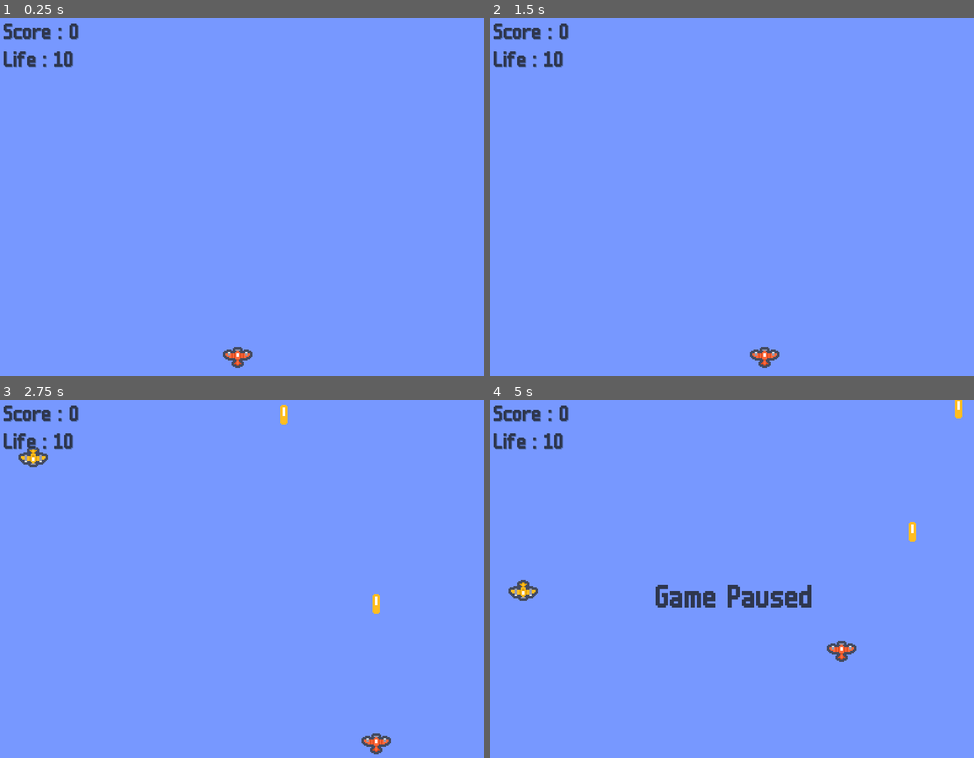
Above: before the commit, frames 1-4 (two rows, left to right).
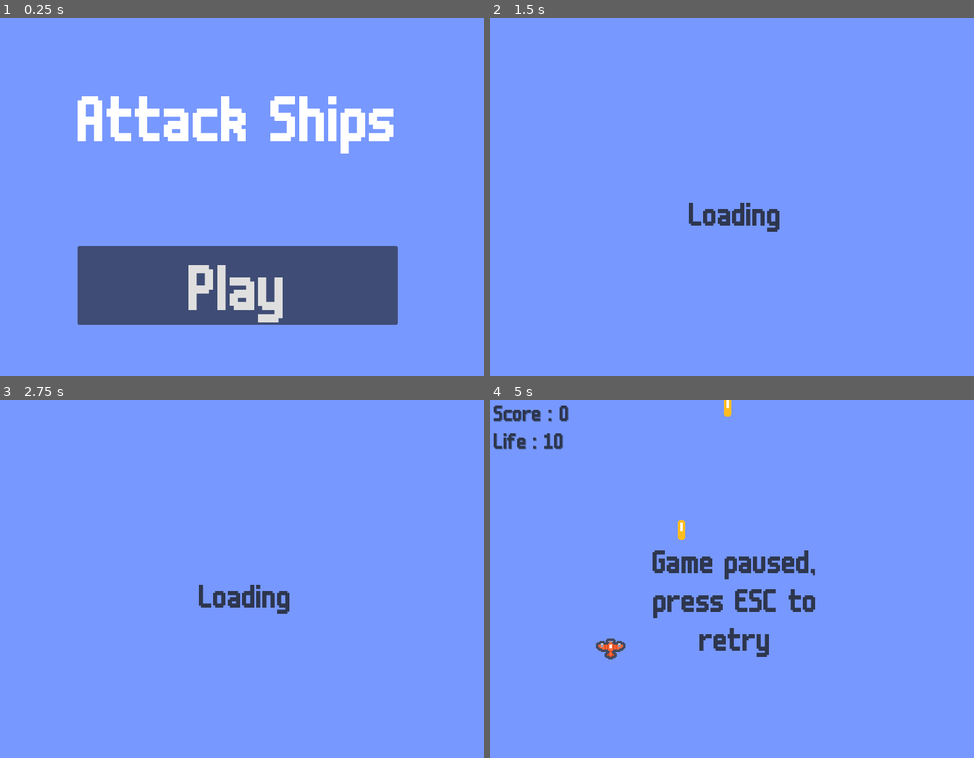
Above: after the commit, the same moments.

Repository: ErickStrigga/AvionesProyecto
Game: Godot game, scene res://Scenes/Menu.tscn
Two runs of this game, one before a commit and one after it. Both use one fixed random seed, a clock stepped at 60 frames per second and the inputs below. Before the commit the project starts from res://Scenes/World.tscn.
Inputs (mouse positions are in pixels of both pictures, inside the frame that each line leads up to):
- Up to frame 1 (0.25 s): no input
- Up to frame 2 (1.5 s): click (727, 286) at 0.5 s, where only the run after the commit has a clickable "Play"; tap Enter at 1.25 s; hold D from 1.28 s (still down)
- Up to frame 3 (2.75 s): tap Space at 1.52, 2.27 s; release D at 2.03 s; hold S from 2.03 s (still down)
- Up to frame 4 (5 s): release S at 2.78 s; hold D 2.78-3.53 s; hold W 3.53-4.28 s; tap Space at 3.77, 4.52 s; hold A from 4.28 s (still down); tap Escape (ui_cancel) at 4.9 s

The runs differ from the first frame. In frame 1, 20% of the frame differs, in the area x 0-83%, y 1-98%; in frame 2, 1.5%; in frame 3, 1.9%; in frame 4, 3.8%.

Commit message:
Agregando el menu de inicio

Diff:
--- a/Scenes/Enemy_1.tscn
+++ b/Scenes/Enemy_1.tscn
@@ -1,8 +1,7 @@
-[gd_scene load_steps=10 format=3 uid="uid://bwph5s5rrwkvf"]
+[gd_scene load_steps=9 format=3 uid="uid://bwph5s5rrwkvf"]
 
 [ext_resource type="Script" uid="uid://c7hv8wvqn07ru" path="res://Scripts/enemy_1.gd" id="1_7x51x"]
 [ext_resource type="Material" uid="uid://c3o3a4wmbbtxq" path="res://Enemy_1.tres" id="2_wf5g2"]
-[ext_resource type="Texture2D" path="res://kenney_pixel-shmup/Ships/ship_0008.png" id="3_wf5g2"]
 
 [sub_resource type="RectangleShape2D" id="RectangleShape2D_i0k0y"]
 size = Vector2(52, 32)
@@ -89,7 +88,6 @@
 texture_filter = 1
 material = ExtResource("2_wf5g2")
 scale = Vector2(2, 2)
-texture = ExtResource("3_wf5g2")
 flip_v = true
 hframes = 4
 
--- a/Scenes/Items.tscn
+++ b/Scenes/Items.tscn
@@ -1,7 +1,6 @@
-[gd_scene load_steps=4 format=3 uid="uid://dk3bypprodbe6"]
+[gd_scene load_steps=3 format=3 uid="uid://dk3bypprodbe6"]
 
 [ext_resource type="Script" uid="uid://b7grkejo8gkll" path="res://Scripts/Items.gd" id="1_rgffq"]
-[ext_resource type="Texture2D" path="res://Life_item.png" id="2_dphic"]
 
 [sub_resource type="CircleShape2D" id="CircleShape2D_654xe"]
 radius = 15.0
@@ -11,7 +10,6 @@
 script = ExtResource("1_rgffq")
 
 [node name="Sprite2D" type="Sprite2D" parent="."]
-texture = ExtResource("2_dphic")
 
 [node name="CollisionShape2D" type="CollisionShape2D" parent="."]
 shape = SubResource("CircleShape2D_654xe")
--- /dev/null
+++ b/Scenes/Menu.tscn
@@ -0,0 +1,44 @@
+[gd_scene load_steps=3 format=3 uid="uid://bxjkouc0naihd"]
+
+[ext_resource type="Theme" uid="uid://cqkgu2o3738wj" path="res://Theme.tres" id="1_3kf3n"]
+[ext_resource type="Script" uid="uid://usnnjerunmwh" path="res://Scripts/menu.gd" id="1_6pedr"]
+
+[node name="Menu" type="Control"]
+layout_mode = 3
+anchors_preset = 15
+anchor_right = 1.0
+anchor_bottom = 1.0
+grow_horizontal = 2
+grow_vertical = 2
+script = ExtResource("1_6pedr")
+
+[node name="Label" type="Label" parent="."]
+layout_mode = 2
+offset_left = 140.0
+offset_top = 100.0
+offset_right = 660.0
+offset_bottom = 220.0
+theme = ExtResource("1_3kf3n")
+theme_override_font_sizes/font_size = 120
+text = "Attack Ships"
+
+[node name="Button" type="Button" parent="."]
+layout_mode = 2
+offset_left = 140.0
+offset_top = 370.0
+offset_right = 660.0
+offset_bottom = 498.0
+theme = ExtResource("1_3kf3n")
+theme_override_colors/font_pressed_color = Color(0.180392, 0.211765, 0.301961, 1)
+theme_override_font_sizes/font_size = 120
+text = "Play"
+
+[node name="VBoxContainer" type="VBoxContainer" parent="."]
+layout_mode = 2
+offset_left = 140.0
+offset_right = 660.0
+offset_bottom = 252.0
+grow_horizontal = 2
+alignment = 1
+
+[connection signal="button_down" from="Button" to="." method="_on_button_button_down"]
--- a/Scenes/Vacio.tscn
+++ b/Scenes/Vacio.tscn
@@ -17,3 +17,4 @@
 text = "Loading"
 horizontal_alignment = 1
 vertical_alignment = 1
+autowrap_mode = 2
--- a/Scenes/World.tscn
+++ b/Scenes/World.tscn
@@ -62,6 +62,8 @@
 theme_override_font_sizes/font_size = 60
 horizontal_alignment = 1
 vertical_alignment = 1
+autowrap_mode = 2
+text_direction = 3
 script = ExtResource("6_p1v5b")
 
 [node name="PauseControl" type="Control" parent="."]
--- a/Scripts/Pausegame.gd
+++ b/Scripts/Pausegame.gd
@@ -12,6 +12,6 @@
 	tree.paused = !tree.paused
 	visible = tree.paused
 	if tree.paused:
-		txt.text = "Game Paused"
+		txt.text = "Game paused, press ESC to retry"
 	else:
 		txt.text = ""
--- a/Scripts/enemy_1.gd
+++ b/Scripts/enemy_1.gd
@@ -1,7 +1,7 @@
 extends Area2D
-@export var life : int
-var timer : float
-var att : bool
+@export var life: int
+var timer: float
+var att: bool
 @onready var i = preload("res://Scenes/Items.tscn")
 @onready var b = preload("res://Scenes/Bullet.tscn")
 var textures = [preload("res://Assets/kenney_pixel-shmup/Ships/ship_0008.png"),
@@ -12,14 +12,14 @@
 func _ready() -> void:
 	timer = 0.7
 	att = false
-	$Sprite2D.texture = textures[randi_range(0,len(textures) - 1)]
+	$Sprite2D.texture = textures[randi_range(0, len(textures) - 1)]
 	$AnimationPlayer.play("Static")
 	life = 5
 
 func _process(delta: float) -> void:
 	timer += delta
 	position.y += 100 * delta
-	if(position.y >= 600):
+	if (position.y >= 600):
 		queue_free()
 	if att:
 		if timer >= 0.7:
@@ -27,8 +27,8 @@
 			attack()
 
 func _on_area_shape_entered(area_rid: RID, area: Area2D, area_shape_index: int, local_shape_index: int) -> void:
-	if(area.is_in_group("Bullets")):
-		if(life <= 1):
+	if (area.is_in_group("Bullets")):
+		if (life <= 1):
 			get_parent().h += 10
 			if get_parent().rand == 0:
 				var item = i.instantiate()
@@ -36,8 +36,8 @@
 				item.global_position = position
 			queue_free()
 		else:
-			life-=(1 * area.level);
-	if(area.is_in_group("Player")):
+			life -= (1 * area.level);
+	if (area.is_in_group("Player")):
 		get_parent().h += 10
 		queue_free()
 	if not area.is_in_group("Collisions") or not area.is_in_group("Items"):
@@ -53,10 +53,9 @@
 func _on_attack_box_area_shape_entered(area_rid: RID, area: Area2D, area_shape_index: int, local_shape_index: int) -> void:
 	if area.is_in_group("Player"):
 		att = true
-		pass
 
 func _on_animation_player_animation_finished(anim_name: StringName) -> void:
-	if(anim_name == "Hitting"):
+	if (anim_name == "Hitting"):
 		$AnimationPlayer.play("Static")
 
 func _on_attack_box_area_shape_exited(area_rid: RID, area: Area2D, area_shape_index: int, local_shape_index: int) -> void:
--- a/Scripts/game_over_control.gd
+++ b/Scripts/game_over_control.gd
@@ -4,7 +4,7 @@
 	var player = get_parent().get_node("Area2D")
 	var txt = get_parent().get_node("Pausegame")
 	if player.life <= 0:
-		txt.text = "Game Over\nPress ESC to retry"
+		txt.text = "Game over, press ESC to retry"
 		if Input.is_action_just_pressed("ui_cancel"):
 			var sc = load("res://Scenes/Vacio.tscn")
 			get_tree().change_scene_to_packed(sc)
--- /dev/null
+++ b/Scripts/menu.gd
@@ -0,0 +1,5 @@
+extends Control
+
+func _on_button_button_down() -> void:
+	var scene = load("res://Scenes/Vacio.tscn")
+	get_tree().change_scene_to_packed(scene)
--- a/project.godot
+++ b/project.godot
@@ -11,7 +11,7 @@
 [application]
 
 config/name="AvionesProyecto"
-run/main_scene="uid://y4f1tpaj83tj"
+run/main_scene="uid://bxjkouc0naihd"
 config/features=PackedStringArray("4.4", "GL Compatibility")
 config/icon="res://icon.svg"
 
Binary file changed: Assets/Bullet.png
Not shown, added: Scripts/menu.gd.uid
Not shown, added: export_presets.cfg
